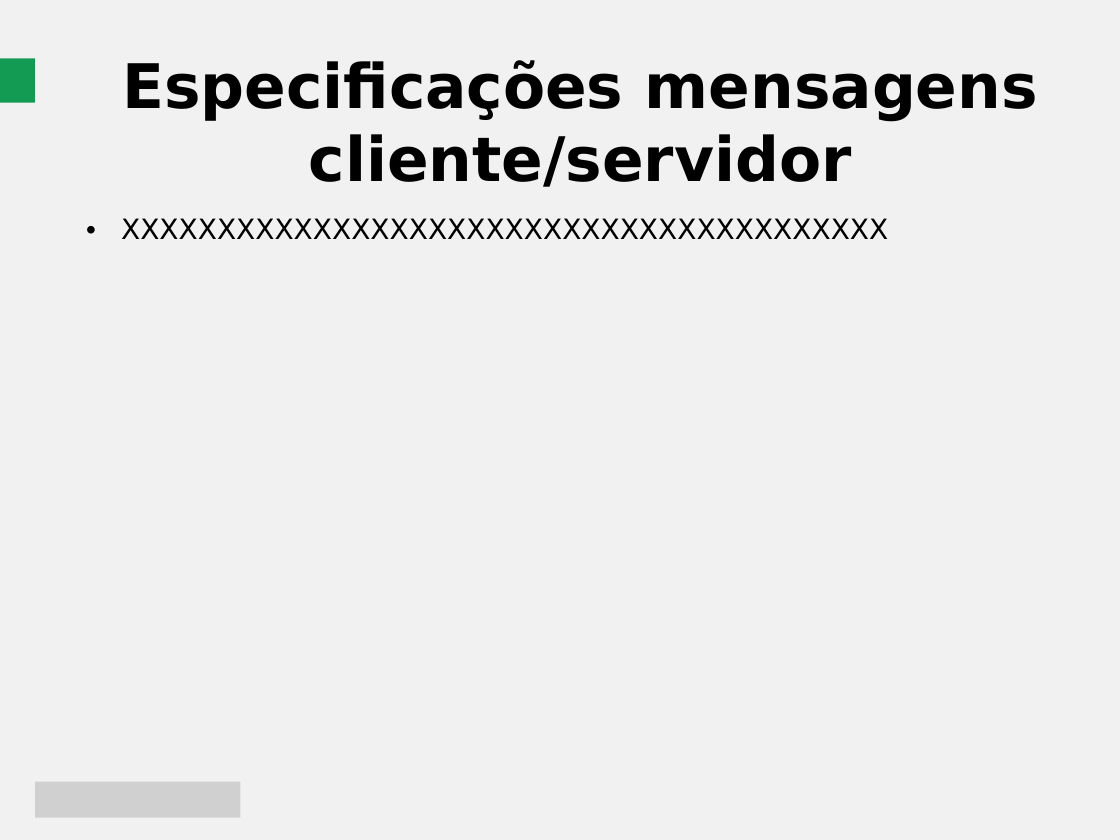
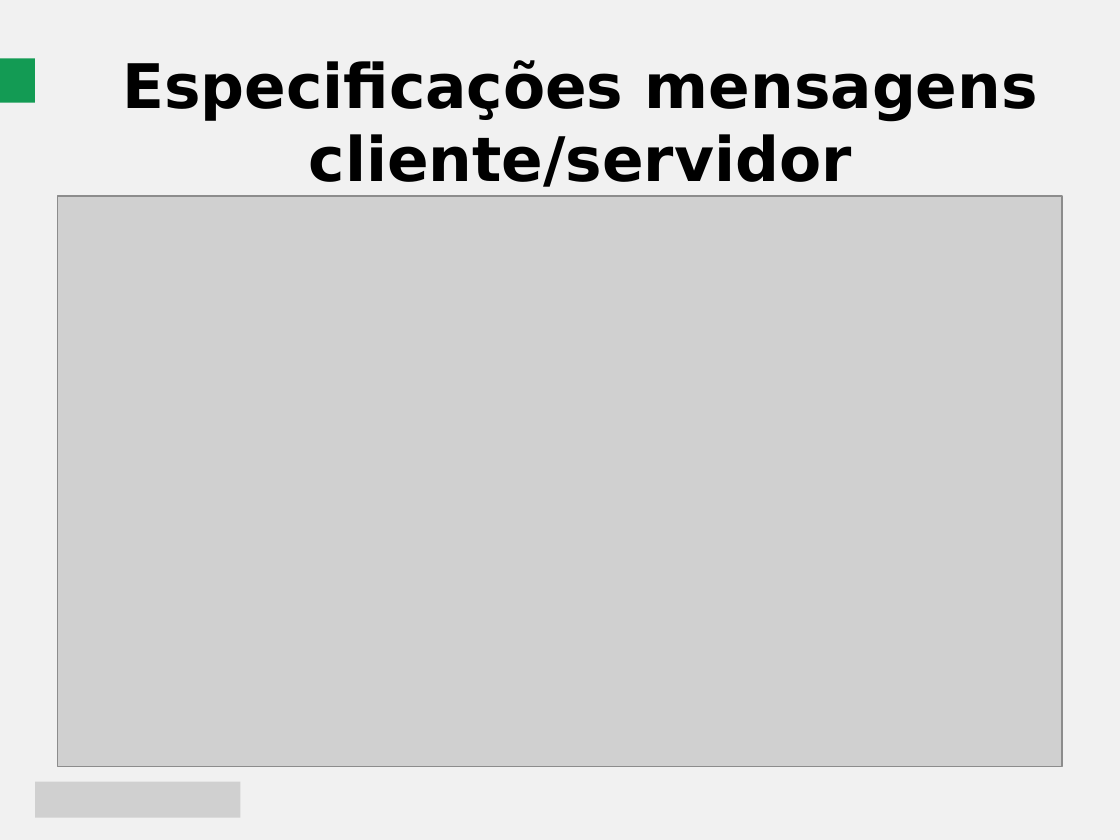
Before and after one commit to robsondejesus1996/Chat, a slide deck: slide 8 of Apresentação.pptx. Drawn at 1120x840 pixels with LibreOffice and Linux fonts; fonts in the diff are those of the drawing; grey boxes stand for pictures. Boxes give left, top, right and bottom in pixels: in the first picture for what was removed or moved away, otherwise in the second. Text is boxed around its words. In the diff, an @@ line names an element or a change of style, - is before the commit and + after.

```diff
--- a/Apresentação.pptx
+++ b/Apresentação.pptx
@@ picture added at (x1=58, y1=196, x2=1063, y2=767) @@
@@ text removed at (x1=121, y1=218, x2=888, y2=239) @@
-• XXXXXXXXXXXXXXXXXXXXXXXXXXXXXXXXXXXXXXXX
```
Also in this commit, not shown: 6 other files.
